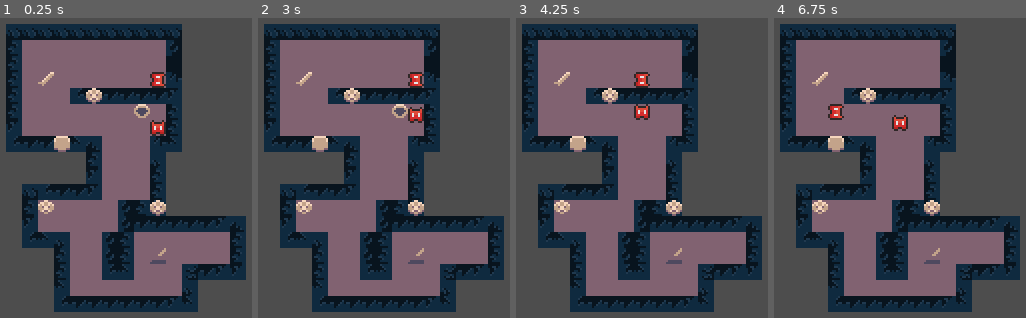
Above: before the commit, frames 1-4 (left to right).
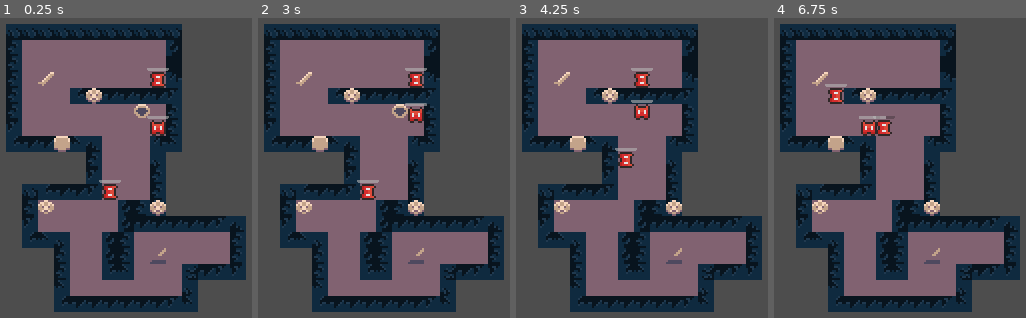
Above: after the commit, the same moments.

Repository: SandroMaglione/fukai
Game: Godot game, scene res://scenes/dungeon.tscn
Two runs of this game, one before a commit and one after it. Both use one fixed random seed, a clock stepped at 60 frames per second and the inputs below.
Inputs:
- Up to frame 1 (0.25 s): no input
- Up to frame 2 (3 s): tap Enter at 0.5, 2 s; hold Right (move_right) 0.53-1.28 s; tap Space at 1.25, 2.75 s; hold Down (move_down) 1.28-2.03 s; hold Right (move_right) 2.03-2.78 s; hold Up (move_up) from 2.78 s (still down)
- Up to frame 3 (4.25 s): tap Enter at 3.5 s; release Up (move_up) at 3.53 s; hold Left (move_left) from 3.53 s (still down)
- Up to frame 4 (6.75 s): release Left (move_left) at 5.03 s; hold Down (move_down) 5.03-5.78 s; hold Right (move_right) 5.78-6.53 s; hold Up (move_up) from 6.53 s (still down)

The runs differ from the first frame. In frame 1, 0.5% of the frame differs, in the area x 39-68%, y 16-61%; in frame 2, 0.5%; in frame 3, 0.5%; in frame 4, 1.6%, in the area x 20-54%, y 22-40%.

Commit message:
health bars

Diff:
--- a/entities/enemy.gd
+++ b/entities/enemy.gd
@@ -2,15 +2,22 @@
 class_name Enemy
 
 @export var enemy_resource: EnemyResource
+@onready var health_bar: HealthBar = $HealthBar
 
-@onready var health: int = enemy_resource.health
+@onready var health:
+	set(value):
+		health_bar.update_health(value)
+		health = value
 
 func _ready():
 	position = position.snapped(Vector2.ONE * Constants.TILE_SIZE)
 	position -= Vector2.ONE * (Constants.TILE_SIZE / 2)
 
+	health = enemy_resource.health
+	health_bar.init_health(health)
+
 func get_damage(damage: int) -> void:
 	health -= damage
 
-	if health < 0:
+	if health <= 0:
 		queue_free()
--- a/entities/enemy.tscn
+++ b/entities/enemy.tscn
@@ -7,6 +7,7 @@
 [ext_resource type="Script" path="res://entities/chase_enemy_movement.gd" id="4_fykiq"]
 [ext_resource type="Script" path="res://scripts/attack_movement.gd" id="4_h00yb"]
 [ext_resource type="Script" path="res://scripts/state_machine.gd" id="4_ir2dp"]
+[ext_resource type="PackedScene" uid="uid://csmpgwmie1h1x" path="res://ui/health_bar.tscn" id="8_iqef8"]
 
 [sub_resource type="SpriteFrames" id="SpriteFrames_e10k4"]
 animations = [{
@@ -22,7 +23,7 @@
 [sub_resource type="RectangleShape2D" id="RectangleShape2D_ddnc6"]
 size = Vector2(8, 8)
 
-[node name="Enemy" type="Node2D"]
+[node name="Enemy" type="Node2D" groups=["enemy"]]
 script = ExtResource("1_pv75r")
 
 [node name="AnimatedSprite2D" type="AnimatedSprite2D" parent="."]
@@ -60,6 +61,8 @@
 grid_movement = NodePath("../../GridMovement")
 attack_movement = NodePath("../../AttackMovement")
 
+[node name="HealthBar" parent="." instance=ExtResource("8_iqef8")]
+
 [connection signal="movement_completed" from="GridMovement" to="EnemyMovement/RoamingEnemyMovement" method="_on_grid_movement_movement_completed"]
 [connection signal="movement_completed" from="GridMovement" to="EnemyMovement/ChaseEnemyMovement" method="_on_grid_movement_movement_completed"]
 [connection signal="attack_completed" from="AttackMovement" to="EnemyMovement/ChaseEnemyMovement" method="_on_attack_movement_attack_completed"]
--- a/entities/player.gd
+++ b/entities/player.gd
@@ -5,12 +5,19 @@
 
 @onready var grid_movement: GridMovement = $GridMovement
 @onready var attack_movement: AttackMovement = $AttackMovement
+@onready var health_bar: HealthBar = $HealthBar
 
-@onready var health: int = player_resource.health
+var health: int:
+	set(value):
+		health_bar.update_health(value)
+		health = value
 
 func _ready():
 	position = position.snapped(Vector2.ONE * Constants.TILE_SIZE)
 	position -= Vector2.ONE * (Constants.TILE_SIZE / 2)
+
+	health = player_resource.health
+	health_bar.init_health(health)
 
 func _process(_delta):
 	if TurnBasedMovement.is_player_turn() and not grid_movement.is_moving() and not attack_movement.is_attacking:
@@ -60,7 +67,7 @@
 func get_damage(damage: int) -> void:
 	health -= damage
 
-	if health < 0:
+	if health <= 0:
 		print("Done")
 
 func _on_grid_movement_movement_completed():
--- a/entities/player.tscn
+++ b/entities/player.tscn
@@ -1,10 +1,11 @@
-[gd_scene load_steps=9 format=3 uid="uid://dq1yxk0cy8e7f"]
+[gd_scene load_steps=10 format=3 uid="uid://dq1yxk0cy8e7f"]
 
 [ext_resource type="Texture2D" uid="uid://crg7ddqi8kjkj" path="res://assets/sprites/player-sprite.png" id="1_0xasj"]
 [ext_resource type="Script" path="res://entities/player.gd" id="1_gc0gy"]
 [ext_resource type="Script" path="res://entities/player_resource.gd" id="2_wo8yn"]
 [ext_resource type="PackedScene" uid="uid://cad2idrq7ngbn" path="res://scripts/grid_movement.tscn" id="3_c41b5"]
 [ext_resource type="Script" path="res://scripts/attack_movement.gd" id="4_owa55"]
+[ext_resource type="PackedScene" uid="uid://csmpgwmie1h1x" path="res://ui/health_bar.tscn" id="6_0n600"]
 
 [sub_resource type="Resource" id="Resource_fnwc0"]
 script = ExtResource("2_wo8yn")
@@ -49,6 +50,8 @@
 shape = SubResource("RectangleShape2D_dar3l")
 debug_color = Color(0, 0.0627451, 0.701961, 0.419608)
 
+[node name="HealthBar" parent="." instance=ExtResource("6_0n600")]
+
 [connection signal="collided" from="GridMovement" to="." method="_on_grid_movement_collided"]
 [connection signal="movement_completed" from="GridMovement" to="." method="_on_grid_movement_movement_completed"]
 [connection signal="attack_completed" from="AttackMovement" to="." method="_on_attack_movement_attack_completed"]
--- a/scenes/dungeon.tscn
+++ b/scenes/dungeon.tscn
@@ -6,6 +6,14 @@
 [ext_resource type="Script" path="res://entities/enemy_resource.gd" id="3_ea45l"]
 
 [sub_resource type="Resource" id="Resource_ki62v"]
+script = ExtResource("3_ea45l")
+speed = 1
+health = 10
+attack = 1
+defense = 1
+range = 10
+
+[sub_resource type="Resource" id="Resource_x4si1"]
 script = ExtResource("3_ea45l")
 speed = 1
 health = 10
@@ -28,3 +36,7 @@
 
 [node name="Player" parent="." instance=ExtResource("1_xccqg")]
 position = Vector2(188, 76)
+
+[node name="Enemy2" parent="." instance=ExtResource("2_5lj7b")]
+position = Vector2(164, 108)
+enemy_resource = SubResource("Resource_x4si1")
--- a/scripts/turn_based_movement.gd
+++ b/scripts/turn_based_movement.gd
@@ -5,9 +5,13 @@
 var current_turn: Turn = Turn.PLAYER
 
 func turn_completed(my_turn: Turn) -> void:
-	if my_turn == current_turn:
-		var next_turn = Turn.PLAYER if current_turn == Turn.ENEMY else Turn.ENEMY
-		current_turn = next_turn
+	var enemies = get_tree().get_nodes_in_group("enemy")
+	if enemies.size() == 0:
+		current_turn = Turn.PLAYER
+	else:
+		if my_turn == current_turn:
+			var next_turn = Turn.PLAYER if current_turn == Turn.ENEMY else Turn.ENEMY
+			current_turn = next_turn
 
 func is_player_turn() -> bool:
 	return current_turn == Turn.PLAYER
--- /dev/null
+++ b/ui/health_bar.gd
@@ -0,0 +1,10 @@
+extends Control
+class_name HealthBar
+
+@onready var progress_bar: ProgressBar = %ProgressBar
+
+func init_health(health: int) -> void:
+	progress_bar.max_value = health
+
+func update_health(health: int) -> void:
+	progress_bar.value = health
--- /dev/null
+++ b/ui/health_bar.tscn
@@ -0,0 +1,24 @@
+[gd_scene load_steps=2 format=3 uid="uid://csmpgwmie1h1x"]
+
+[ext_resource type="Script" path="res://ui/health_bar.gd" id="1_ecso4"]
+
+[node name="HealthBar" type="Control"]
+layout_mode = 3
+anchors_preset = 0
+offset_top = -6.0
+offset_bottom = -6.0
+scale = Vector2(0.05, 0.05)
+script = ExtResource("1_ecso4")
+
+[node name="ProgressBar" type="ProgressBar" parent="."]
+unique_name_in_owner = true
+layout_mode = 1
+anchors_preset = 5
+anchor_left = 0.5
+anchor_right = 0.5
+offset_left = -106.0
+offset_right = 106.0
+offset_bottom = 27.0
+grow_horizontal = 2
+step = 1.0
+show_percentage = false
Not shown: 1 places in entities/enemy.tscn that only renumber resources
Not shown: 1 places in scenes/dungeon.tscn that only renumber resources
Not shown, changed: README.md
